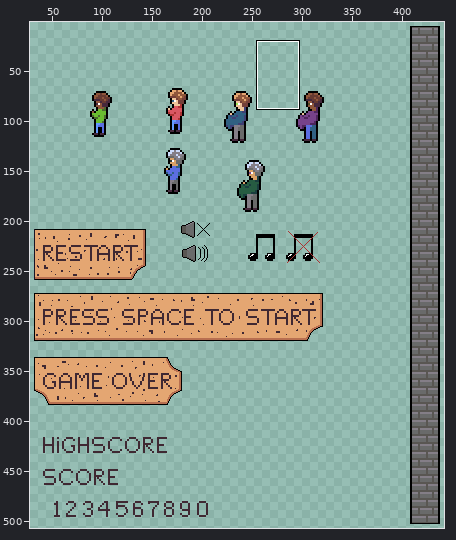
Sprite sheet -- Assets/sprites/A cookie's quest sprites.png. The first picture is a wide view before the edit; the outline marks the close-up.
Close-up. Before the edit:
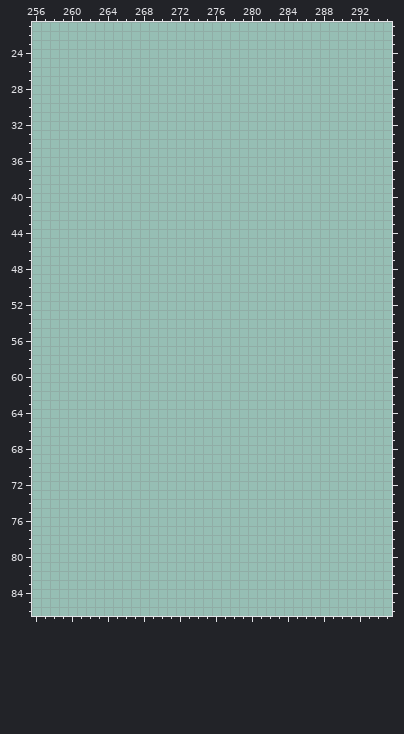
The file is 512x512 pixels. Shown: x 256..295, y 21..86. The wide view leaves out empty margins.
The result:
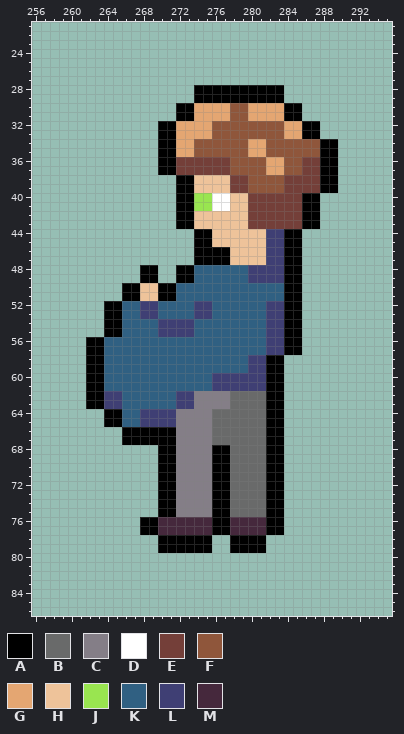
Palette (. is transparent): A #000000  B #696a6a  C #847e87  D #ffffff  E #743f39  F #8f563b  G #e4a672  H #eec39a  J #99e550  K #306082  L #3f3f74  M #45283c
The exact change:
Changed rows in their new state; - is an unchanged pixel.
first column x 262:
28 ------------AAAAAAAAAA------
29 ------------AAAAAAAAAA------
30 ----------AAGGGGFFGGGGAA----
31 ----------AAGGGGFFGGGGAA----
32 --------AAGGGGFFFFFFFFGGAA--
33 --------AAGGGGFFFFFFFFGGAA--
34 --------AAGGFFFFFFGGFFFFFFAA
35 --------AAGGFFFFFFGGFFFFFFAA
36 --------AAEEEEEEFFFFGGFFEEAA
37 --------AAEEEEEEFFFFGGFFEEAA
38 ----------AAHHHHEEFFFFEEEEAA
39 ----------AAHHHHEEFFFFEEEEAA
40 ----------AAJJDDHHEEEEEEAA--
41 ----------AAJJDDHHEEEEEEAA--
42 ----------AAHHHHHHEEEEEEAA--
43 ----------AAHHHHHHEEEEEEAA--
44 ------------AAHHHHHHLLAA----
45 ------------AAHHHHHHLLAA----
46 ------------AAAAHHHHLLAA----
47 ------------AAAAHHHHLLAA----
48 ------AA--AAKKKKKKLLLLAA----
49 ------AA--AAKKKKKKLLLLAA----
50 ----AAHHAAKKKKKKKKKKKKAA----
51 ----AAHHAAKKKKKKKKKKKKAA----
52 --AAKKLLKKKKLLKKKKKKLLAA----
53 --AAKKLLKKKKLLKKKKKKLLAA----
54 --AAKKKKLLLLKKKKKKKKLLAA----
55 --AAKKKKLLLLKKKKKKKKLLAA----
56 AAKKKKKKKKKKKKKKKKKKLLAA----
57 AAKKKKKKKKKKKKKKKKKKLLAA----
58 AAKKKKKKKKKKKKKKKKLLAA------
59 AAKKKKKKKKKKKKKKKKLLAA------
60 AAKKKKKKKKKKKKLLLLLLAA------
61 AAKKKKKKKKKKKKLLLLLLAA------
62 AALLKKKKKKLLCCCCBBBBAA------
63 AALLKKKKKKLLCCCCBBBBAA------
64 --AAKKLLLLCCCCBBBBBBAA------
65 --AAKKLLLLCCCCBBBBBBAA------
66 ----AAAAAACCCCBBBBBBAA------
67 ----AAAAAACCCCBBBBBBAA------
68 --------AACCCCAABBBBAA------
69 --------AACCCCAABBBBAA------
70 --------AACCCCAABBBBAA------
71 --------AACCCCAABBBBAA------
72 --------AACCCCAABBBBAA------
73 --------AACCCCAABBBBAA------
74 --------AACCCCAABBBBAA------
75 --------AACCCCAABBBBAA------
76 ------AAMMMMMMAAMMMMAA------
77 ------AAMMMMMMAAMMMMAA------
78 --------AAAAAA--AAAA--------
79 --------AAAAAA--AAAA--------
